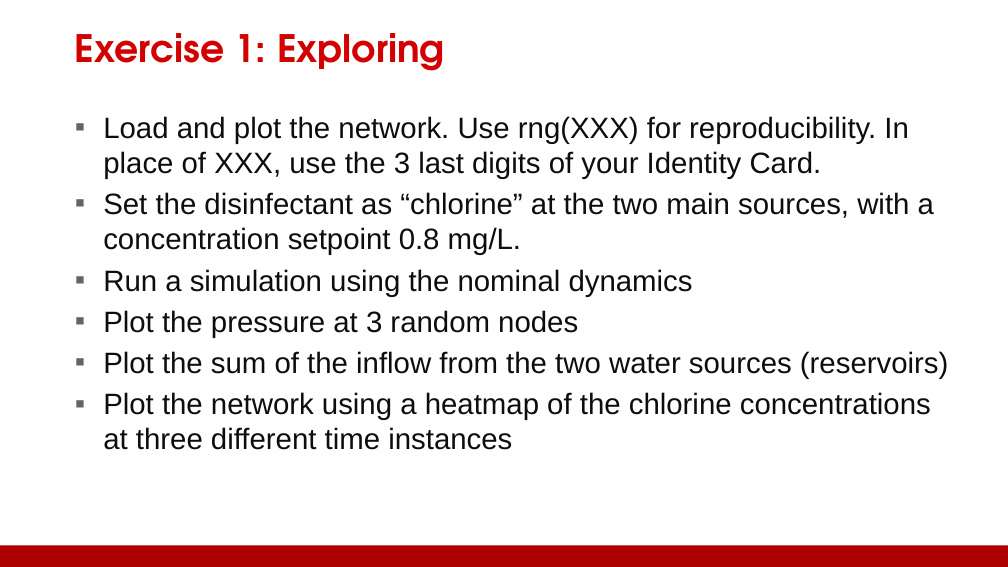
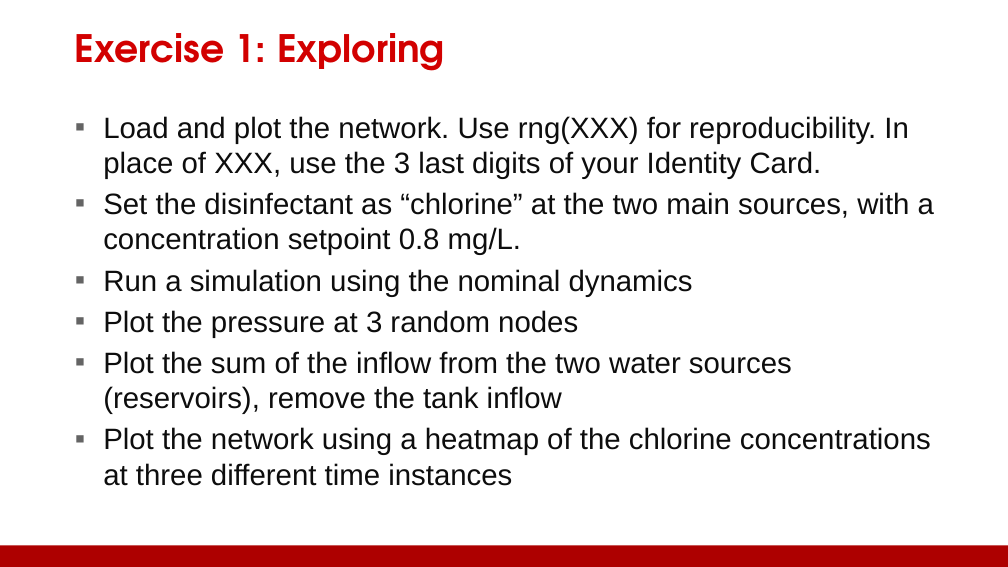
Before and after one commit to KIOS-Research/ece808-smart-water-systems, a slide deck: slide 5 of ECE808 Exercise 2023.pptx. Drawn at 1008x567 pixels with LibreOffice and Linux fonts; fonts in the diff are those of the drawing; background and template pictures are left out. Boxes give left, top, right and bottom in pixels: in the first picture for what was removed or moved away, otherwise in the second. Text is boxed around its words. In the diff, an @@ line names an element or a change of style, - is before the commit and + after.

```diff
--- a/ECE808 Exercise 2023.pptx
+++ b/ECE808 Exercise 2023.pptx
@@ text at box(103, 351, 792, 414): text changed @@
-▪ Plot the sum of the inflow from the two water sources (reservoirs)
+▪ Plot the sum of the inflow from the two water sources (reservoirs), remove the tank inflow
```
Also in this commit, not shown: 1 other slide changed, 4 other files.
